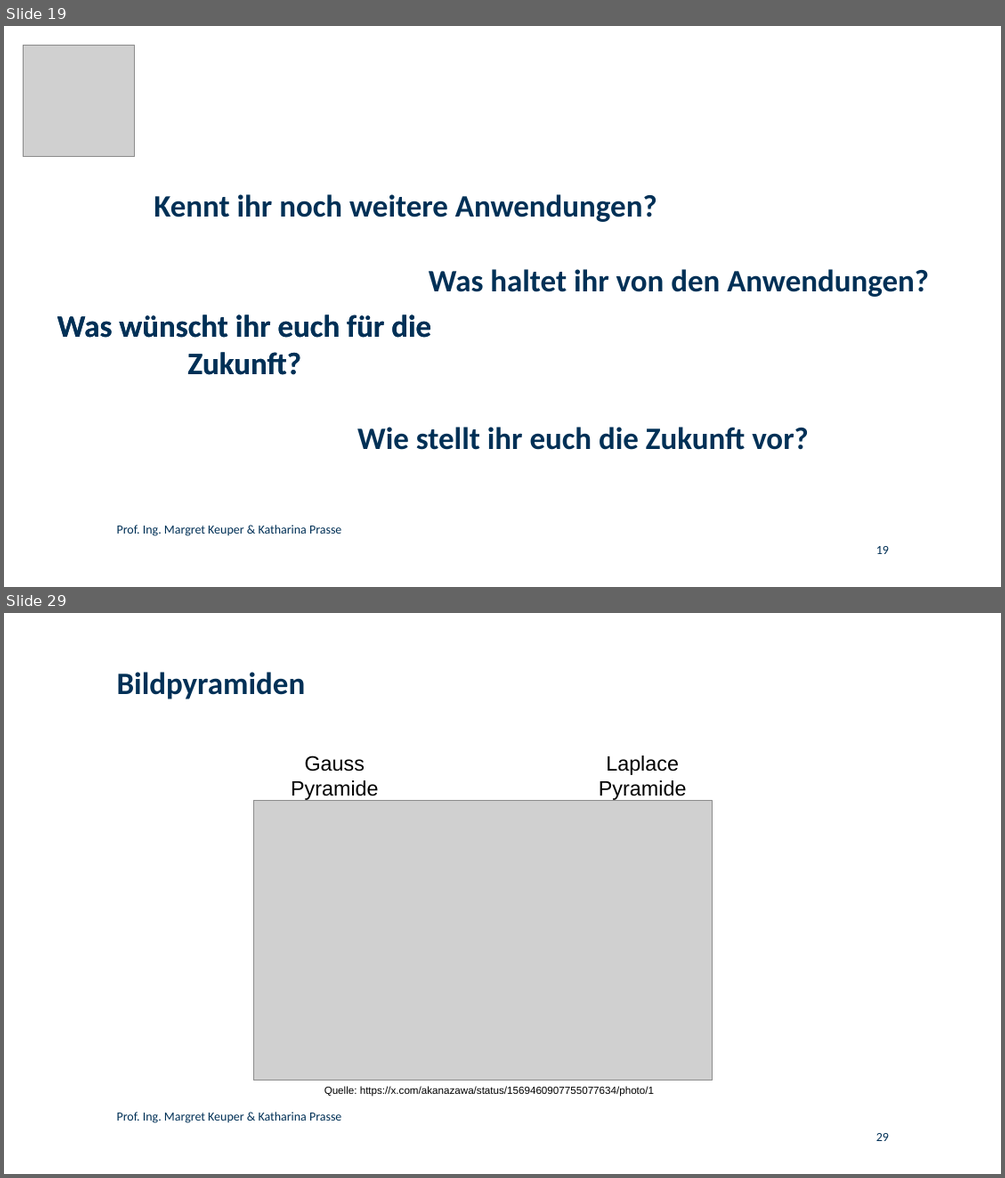
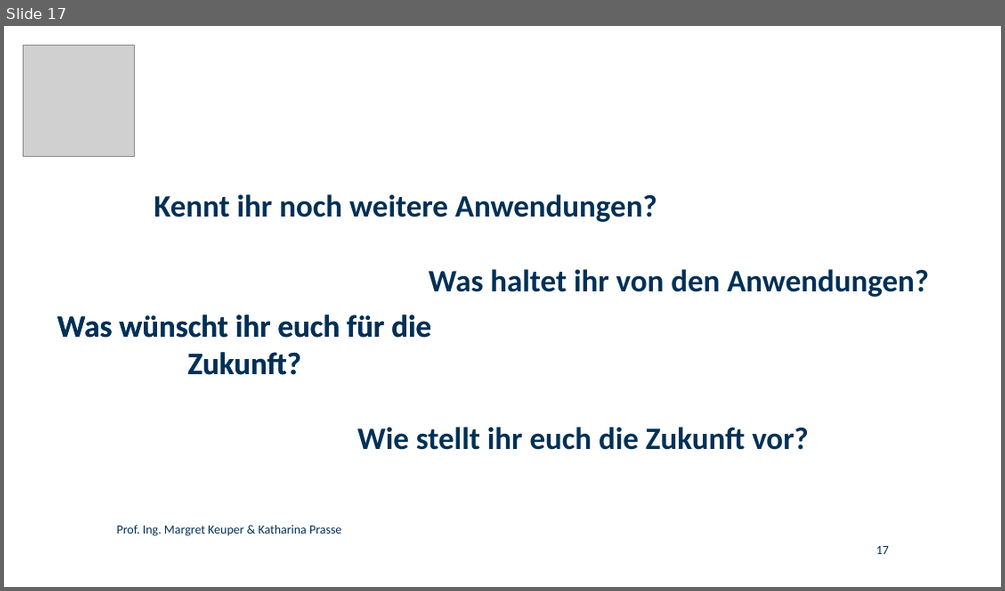
Before and after one commit to KathPra/Pixel-Power, a slide deck: folien_GirlsDay.odp. Shown one above the other, each under a label of ours: slides 19 and 29 before the commit, slide 17 after it; the slides between them are not shown. The pictures are 1005x1178 and 1005x591 pixels, drawn with LibreOffice and Linux fonts; fonts in the diff are those of the drawing; grey boxes stand for pictures; background and template pictures are left out. Boxes give left, top, right and bottom in pixels: in the first picture for what was removed or moved away, otherwise in the second. Text is boxed around its words. In the diff, an @@ line names an element or a change of style, - is before the commit and + after.

```diff
--- a/folien_GirlsDay.odp
+++ b/folien_GirlsDay.odp
@@ slide 29 removed at box(4, 613, 1001, 1174), background #FFFFFF @@
@@ title removed at box(117, 672, 306, 699) @@
-Bildpyramiden
@@ text removed at box(291, 755, 379, 800) @@
-Gauss Pyramide
@@ text removed at box(599, 755, 687, 800) @@
-Laplace Pyramide
@@ picture removed at box(253, 800, 712, 1080) @@
@@ text removed at box(324, 1086, 654, 1096) @@
-Quelle: https://x.com/akanazawa/status/1569460907755077634/photo/1
@@ text removed at box(117, 1111, 341, 1123) @@
-Prof. Ing. Margret Keuper & Katharina Prasse
@@ page number removed at box(876, 1133, 889, 1141) @@
-29
@@ what was slide 19 is now slide 17 @@
@@ page number at box(876, 546, 889, 554): text changed @@
-19
+17
```
Also in this commit, not shown: 6 slides changed, 13 other slides removed.
